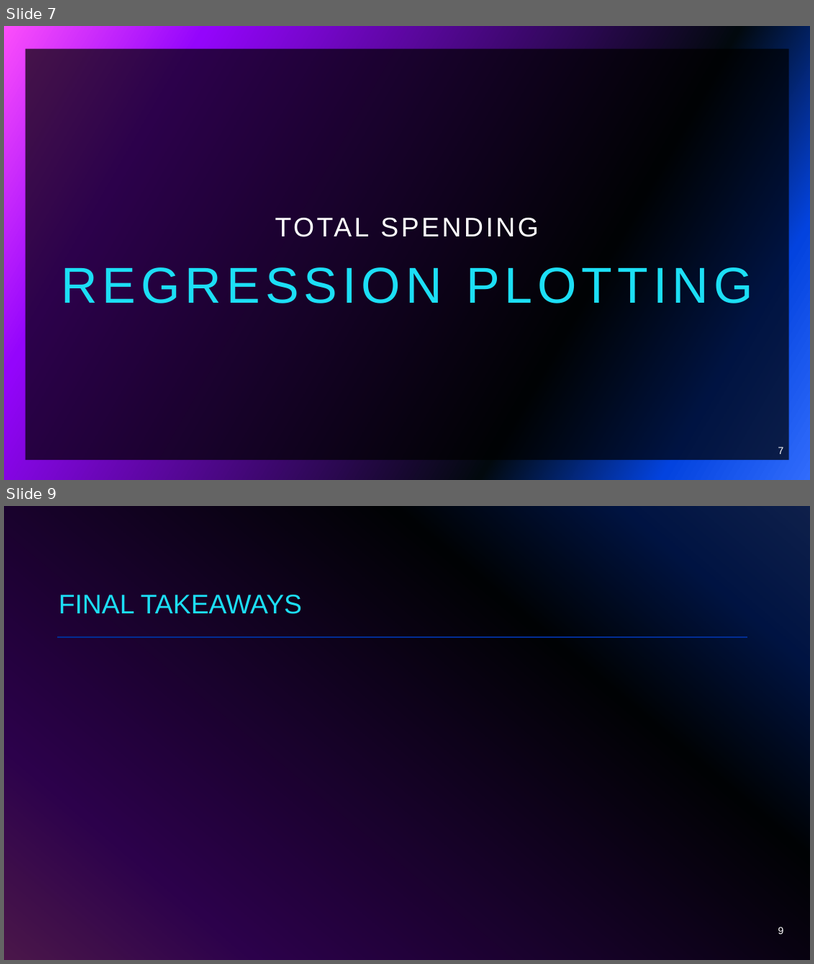
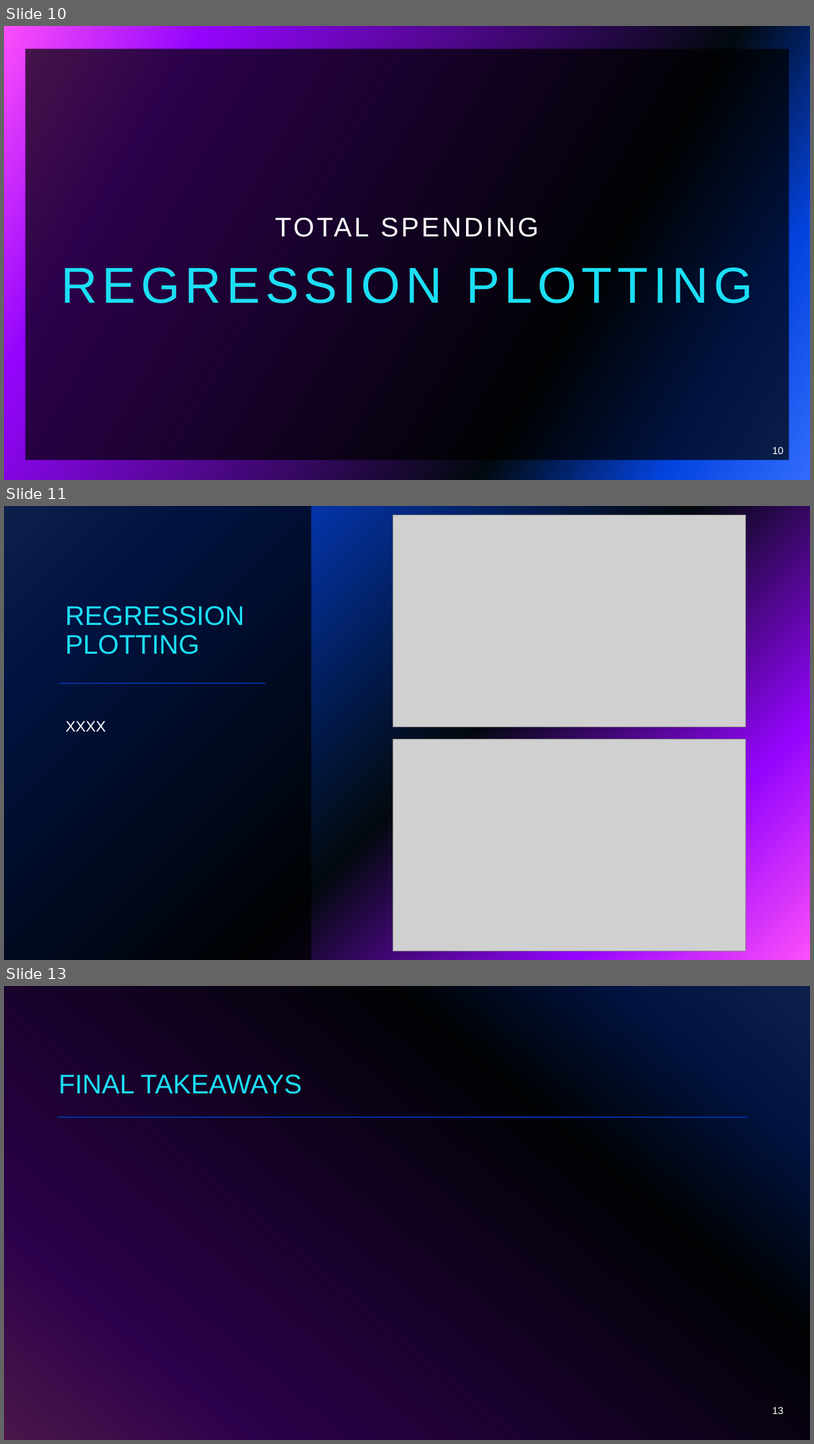
Before and after one commit to vokouns/us-healthcare-spending, a slide deck: Project 1 Presentation.pptx. Shown one above the other, each under a label of ours: slides 7 and 9 before the commit, slides 10, 11 and 13 after it; the slides between them are not shown. The pictures are 814x964 and 814x1444 pixels, drawn with LibreOffice and Linux fonts; fonts in the diff are those of the drawing; grey boxes stand for pictures. Boxes give left, top, right and bottom in pixels: in the first picture for what was removed or moved away, otherwise in the second. Text is boxed around its words. In the diff, an @@ line names an element or a change of style, - is before the commit and + after.

```diff
--- a/Project 1 Presentation.pptx
+++ b/Project 1 Presentation.pptx
@@ slide 11 added at <box>4,506,810,960</box>, background gradient #316CFC to #0343DF to #02090E to #9405FC to #FC4EFB @@
@@ rectangle added at <box>4,506,311,960</box>, fill #000000 at 70% opacity @@
@@ picture added at <box>393,515,746,727</box> @@
@@ title added at <box>65,606,244,654</box>, 32 pt, text #1CDFF5 @@
+REGRESSION PLOTTING
@@ line added from (59, 683) to (265, 683), #9405FC 2 pt @@
@@ text added at <box>66,721,106,731</box>, 18 pt, text #FFFFFF @@
+XXXX
@@ picture added at <box>393,739,746,951</box> @@
@@ what was slide 7 is now slide 10 @@
@@ page number at <box>773,446,784,454</box>: text changed @@
-7
+10
@@ what was slide 9 is now slide 13 @@
@@ page number at <box>773,1406,784,1414</box>: text changed @@
-9
+13
```
Also in this commit, not shown: 5 slides changed, 3 other slides added.
